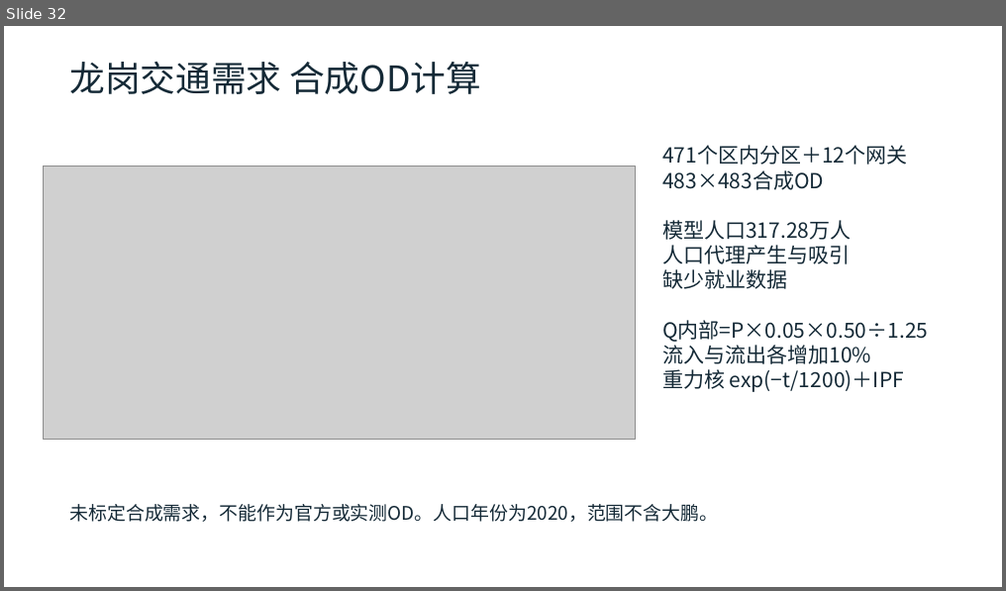
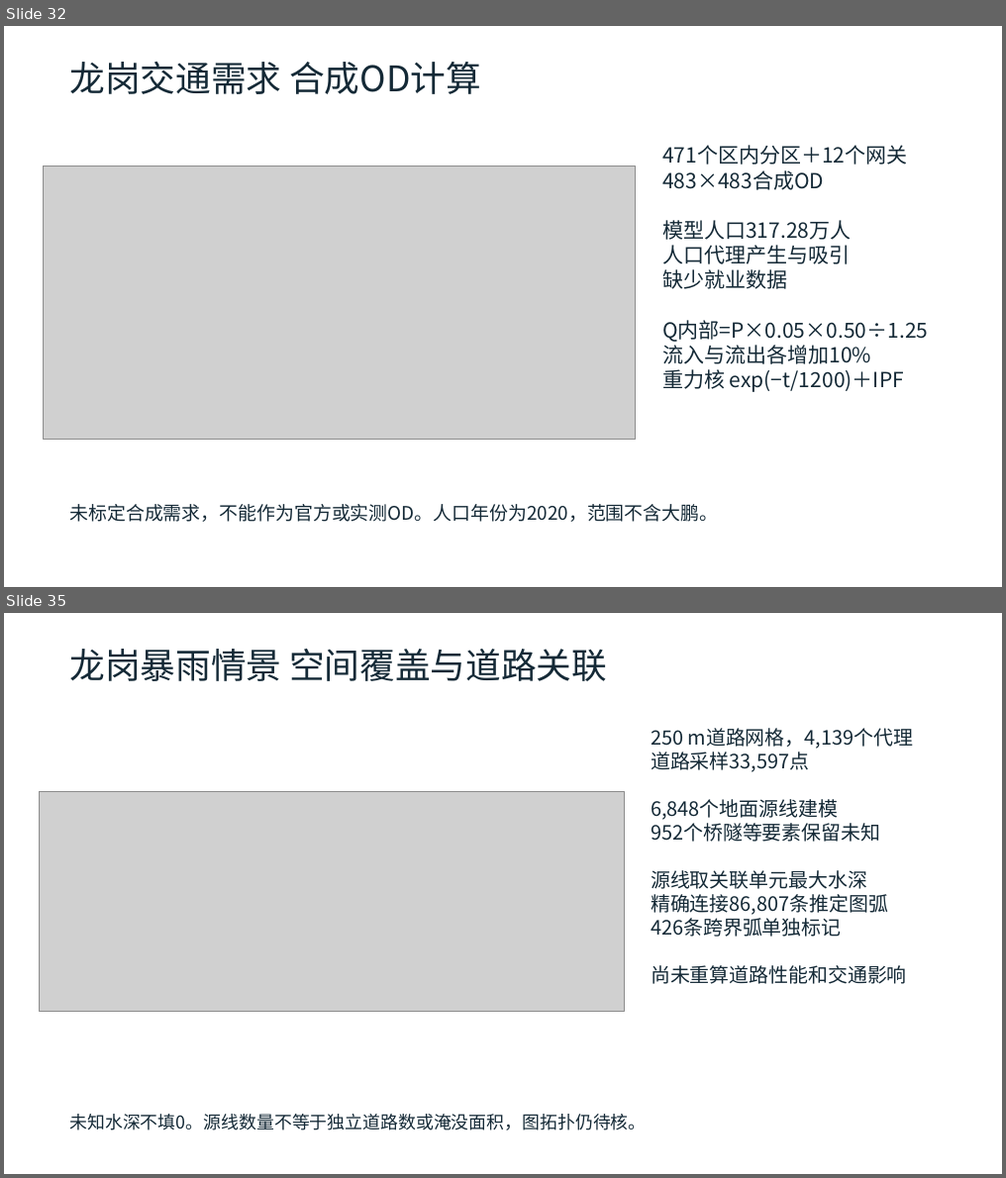
Before and after one commit to zhzhzh666/jiaotong, a slide deck: docs/deliverables/开题与阶段进展汇报.pptx. Shown one above the other, each under a label of ours: slide 32 before the commit, slides 32 and 35 after it; the slides between them are not shown. The pictures are 1006x591 and 1006x1178 pixels, drawn with LibreOffice and Linux fonts; fonts in the diff are those of the drawing; grey boxes stand for pictures. Boxes give left, top, right and bottom in pixels: in the first picture for what was removed or moved away, otherwise in the second. Text is boxed around its words. In the diff, an @@ line names an element or a change of style, - is before the commit and + after.

```diff
--- a/docs/deliverables/开题与阶段进展汇报.pptx
+++ b/docs/deliverables/开题与阶段进展汇报.pptx
@@ slide 35 added at (4, 613, 1002, 1174), background #FFFFFF @@
@@ text added at (69, 649, 607, 681), 34 pt, text #142936 @@
+龙岗暴雨情景 空间覆盖与道路关联
@@ text added at (650, 728, 913, 984), 19 pt, text #142936 @@
+250 m道路网格，4,139个代理
+道路采样33,597点
+6,848个地面源线建模
+952个桥隧等要素保留未知
+源线取关联单元最大水深
+精确连接86,807条推定图弧
+426条跨界弧单独标记
+尚未重算道路性能和交通影响
@@ picture added at (40, 792, 624, 1011) @@
@@ text added at (69, 1114, 646, 1131), 17 pt, text #142936 @@
+未知水深不填0。源线数量不等于独立道路数或淹没面积，图拓扑仍待核。
```
Also in this commit, not shown: 9 slides changed, 3 other slides added, 19 other files.
